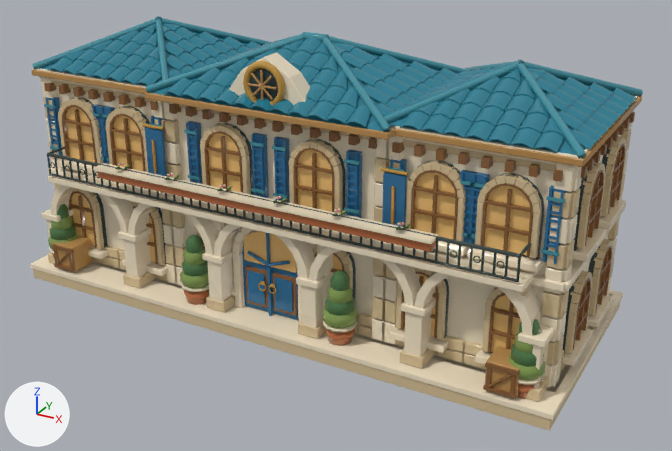
Two versions of the Blender file art/blender-city/models/harbor/finance_2/source.blend, one commit apart.
Rendered twice from a 50 mm camera at (1.67, -2.91, 1.75) aimed at (0.1, -0.05, 0.32). Arrows for +X, +Y and +Z are at lower left; the lights stay in place. The picture after the commit comes second.

The first picture shows 'harbor_finance_2_geometry'.
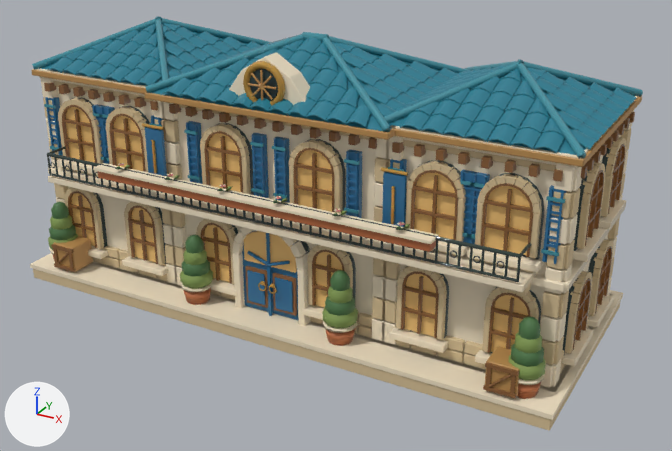
Where the change shows, as pixel boxes [x1, y1, x2, y2] in the pictures (672 x 451 px):
part 1 of me_harbor_finance_2_mesh, deleted: before [41, 173, 555, 402]
part 2 of me_harbor_finance_2_mesh, cut back (mostly hidden): before [211, 220, 224, 236]
part 3 of me_harbor_finance_2_mesh, cut back (mostly hidden): before [317, 245, 355, 334]
part 4 of me_harbor_finance_2_mesh, surface changed: [32, 23, 641, 405] in both

The change, as a list of edits to the scene's bpy script:
```text
Change me_harbor_finance_2_mesh:
    used by ob_harbor_finance_2_geometry; parent = ob_harbor_finance_2; location = (0.0, 0.0, 0.0)
    remove me_harbor_finance_2_mesh.from_pydata(...)  # 37952 vertices, 29088 faces; spans x -1.1..1.1, y -0.51..0.51, z 0.0..1.04
    add me_harbor_finance_2_mesh.from_pydata(...)  # 37056 vertices, 28284 faces; spans x -1.1..1.1, y -0.51..0.51, z 0.0..1.04
    me_harbor_finance_2_mesh part 1: 68 loose pieces with 832 vertices, spanning x -1.04..1.04, y -0.45..-0.29, z 0.06..0.48, are deleted
    me_harbor_finance_2_mesh part 2
    32 vertices are removed from x -0.25..-0.2, y -0.39..-0.33, z 0.06..0.45
    26 faces are deleted
    2 vertices move within x -0.25..-0.24, y -0.34..-0.33, z 0.06
    8 new faces join them, mat_harbor_finance_2___solid
    me_harbor_finance_2_mesh part 3
    32 vertices are removed from x 0.2..0.25, y -0.39..-0.33, z 0.06..0.45
    26 faces are deleted
    2 vertices move within x 0.24..0.25, y -0.34..-0.33, z 0.06
    8 new faces join them, mat_harbor_finance_2___solid
    me_harbor_finance_2_mesh part 4: 27958 kept faces spanning x -1.1..1.1, y -0.51..0.51, z 0.0..1.04 get new texture (UV) coordinates
```
